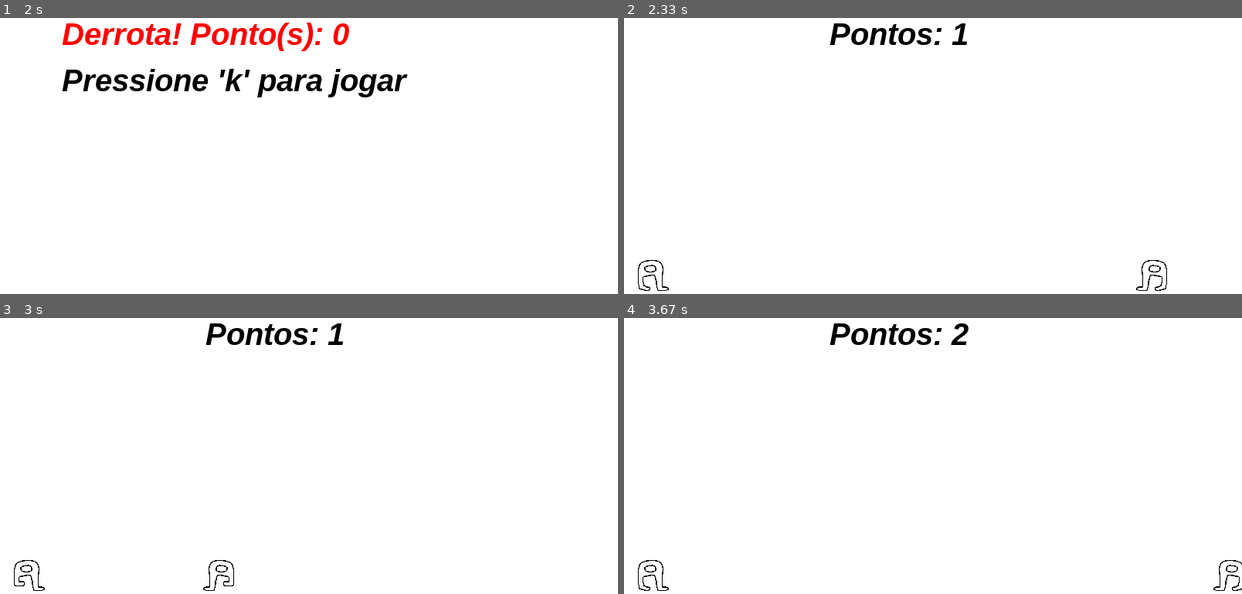
Above: before the commit, frames 1-4 (two rows, left to right).
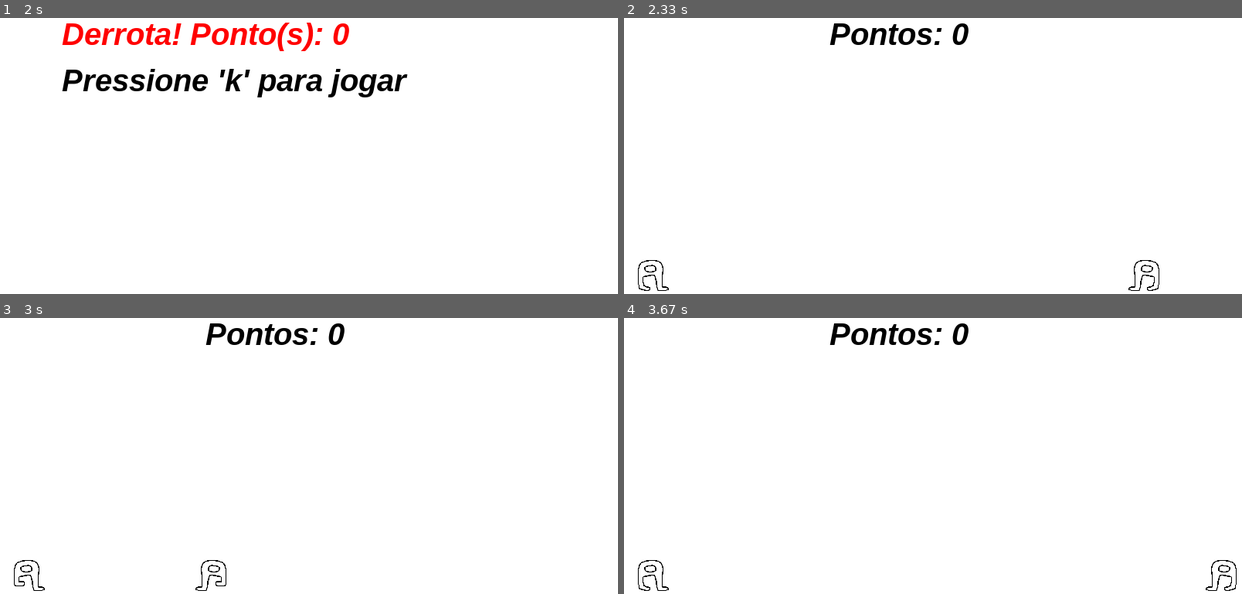
Above: after the commit, the same moments.

Repository: JordaneAndradeSoares/LIXO
Game: pygame game, started from dino melhor/dino_melhor.py
Same seed, same stepped clock (60 frames per second), same inputs: the game is played once before the commit and once after it.
Inputs:
- Up to frame 1 (2 s): tap K at 0.33 s; tap Space at 0.67 s
- Up to frame 2 (2.33 s): hold K from 2 s (still down)
- Up to frame 3 (3 s): release K at 2.47 s
- Up to frame 4 (3.67 s): tap K at 3.5 s

Frame 1 is identical in both runs. In frame 2, 0.3% of the frame differs, in the area x 53-88%, y 1-99%; in frame 3, 0.3%; in frame 4, 0.3%.

Commit message:
Add files via upload

Diff:
--- a/dino melhor/dino_melhor.py
+++ b/dino melhor/dino_melhor.py
@@ -91,18 +91,6 @@
         som_salto = pygame.mixer.Sound("C:\\Users\\Jordane A. Soares\\Pictures\\jogos\\codigos\\dino melhor\\smw_jump.wav")
         som_salto.play()
 
-    def __init__(self):
-        pygame.sprite.Sprite.__init__(self)
-        self.sprites = []
-        self.sprites.append(pygame.image.load("C:\\Users\\Jordane A. Soares\\Pictures\\jogos\\codigos\\dino melhor\\1.png"))
-        self.atual = 0
-        self.image = self.sprites[self.atual]
-        self.image = pygame.transform.scale(self.image, (tamanho, tamanho))
-
-        self.rect = self.image.get_rect()
-        self.rect.topleft = 100, 100
-
-
     def update(self):
         self.atual += 0.5
         if self.atual >= len(self.sprites):
@@ -137,8 +125,10 @@
                 contador_salto = 10
                 Pulando.som_do_pulo()
 
-            elif evento.key == pygame.K_k and not jogando:
+            if evento.key == pygame.K_k and not jogando:
                 jogando = True
+                pontos = 0
+                obstaculo_x = LARGURA + tamanho
 
     if jogando:
         if obstaculo_x == jogador_x and obstaculo_y == jogador_y:
@@ -160,9 +150,10 @@
                 pulando = False
 
         if obstaculo_x <= limite_obstaculo_x:
-            obstaculo_x = LARGURA
-
-            if pontos < 999999:
+            if pontos >= 999999:
+                pontos = 0
+            else:
+                obstaculo_x = LARGURA
                 pontos += 1
 
         else:
